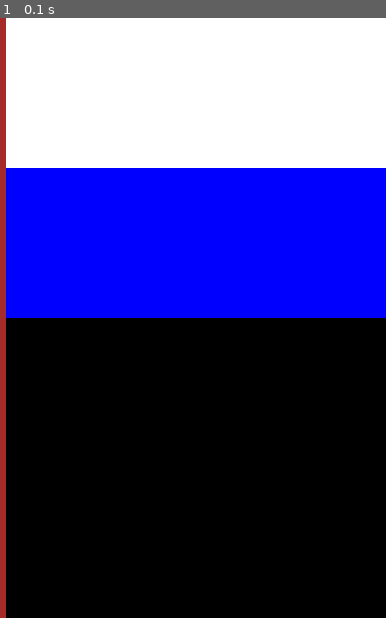
Above: before the commit, frame 1.
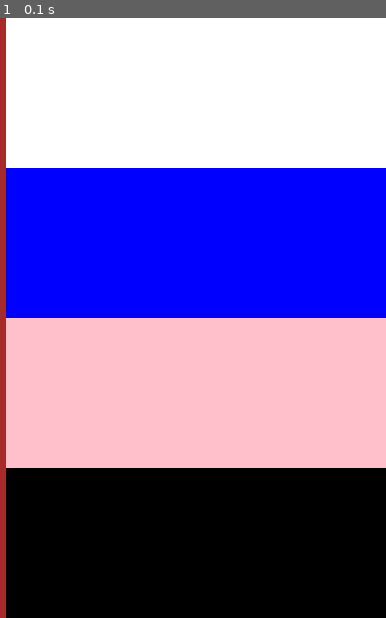
Above: after the commit, the same moment.

Repository: karaevsv/pygamegit
Game: pygame game, started from flag.py
The game is run twice, just before and just after one commit, with the same random seed, the same clock (stepped at 60 frames per second) and the same inputs.
Inputs:
- Up to frame 1 (0.1 s): no input

The runs differ from the first frame. In frame 1, 25% of the frame differs, in the area x 1-100%, y 50-75%.

Commit message:
Нарисоан розовый прямоугольник.

Diff:
--- a/flag.py
+++ b/flag.py
@@ -10,6 +10,7 @@
     pygame.draw.rect(screen, pygame.Color('brown'), [(0, 0), (20, 600)], 0)
     pygame.draw.rect(screen, pygame.Color('blue'), [(20, 150), (380, 150)], 0)
     pygame.draw.rect(screen, pygame.Color('white'), [(20, 0), (380, 150)], 0)
+    pygame.draw.rect(screen, pygame.Color('pink'), [(20, 300), (380, 150)], 0)
 
 
 draw()
